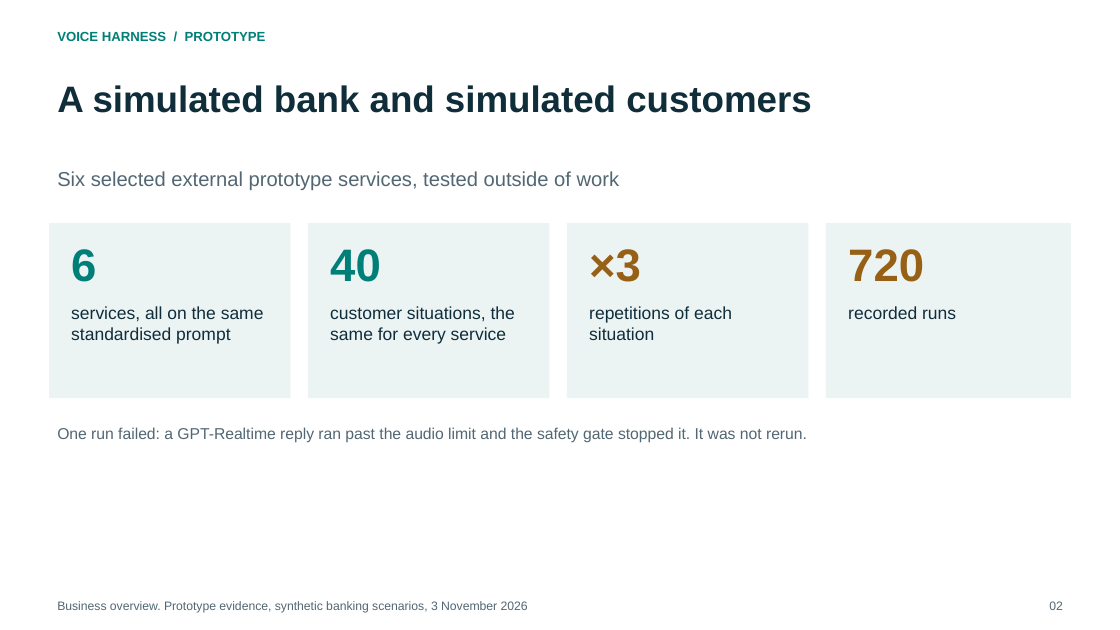
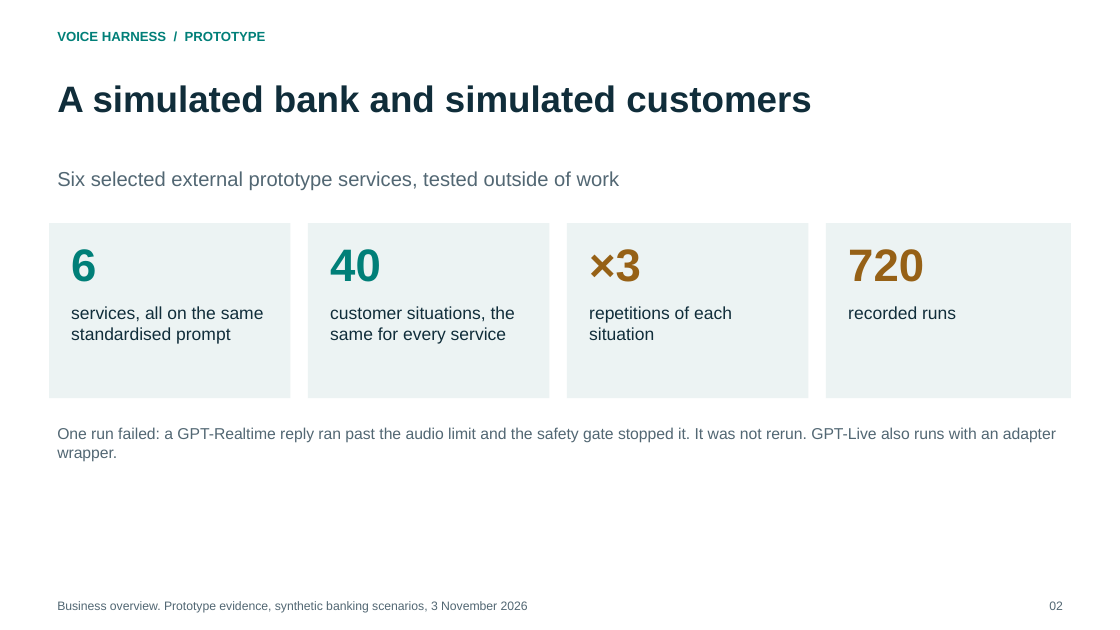
Before and after one commit to Ready2k/Voice_harness, a slide deck: slide 2 of output/consulting-2026-10-31/deliverables/Voice-Harness-Business-Overview.pptx. Drawn at 1120x630 pixels with LibreOffice and Linux fonts; fonts in the diff are those of the drawing. Boxes give left, top, right and bottom in pixels: in the first picture for what was removed or moved away, otherwise in the second. Text is boxed around its words. In the diff, an @@ line names an element or a change of style, - is before the commit and + after.

```diff
--- a/output/consulting-2026-10-31/deliverables/Voice-Harness-Business-Overview.pptx
+++ b/output/consulting-2026-10-31/deliverables/Voice-Harness-Business-Overview.pptx
@@ text at [57, 427, 1056, 462]: text changed @@
-One run failed: a GPT-Realtime reply ran past the audio limit and the safety gate stopped it. It was not rerun.
+One run failed: a GPT-Realtime reply ran past the audio limit and the safety gate stopped it. It was not rerun. GPT-Live also runs with an adapter wrapper.
```
Also in this commit, not shown: 2 other slides changed, 29 other files.
